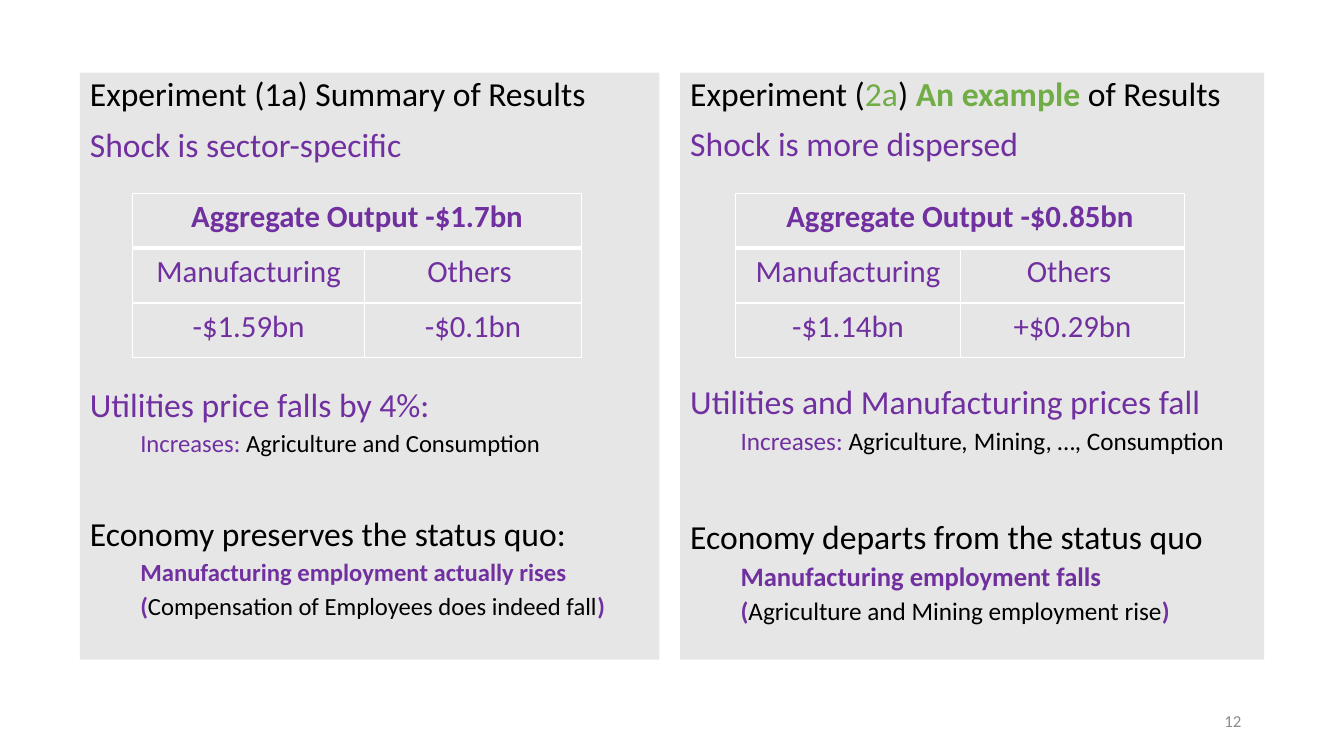
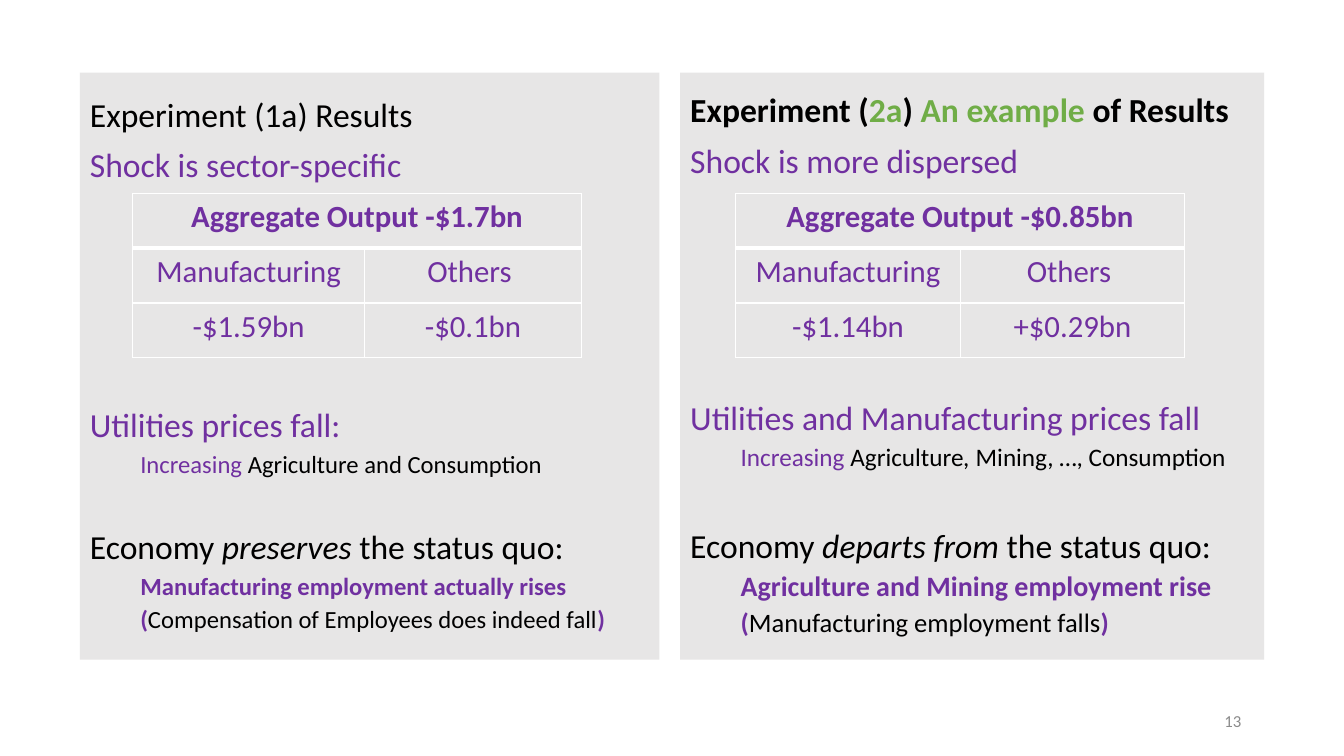
Before and after one commit to patrickocal/gladstone, a slide deck: slide 13 of powerpoint/glad-slides.pptx (slide 12 before the commit). Drawn at 1344x756 pixels with LibreOffice and Linux fonts; fonts in the diff are those of the drawing. Boxes give left, top, right and bottom in pixels: in the first picture for what was removed or moved away, otherwise in the second. Text is boxed around its words. In the diff, an @@ line names an element or a change of style, - is before the commit and + after.

```diff
--- a/powerpoint/glad-slides.pptx
+++ b/powerpoint/glad-slides.pptx
@@ text "Experiment (1a) Results" at (80,73,659,659): vertical alignment top to middle @@
@@ rectangle "Experiment (2a) An example of ..." at (681,73,1264,659): vertical alignment top to middle @@
@@ text at (90,102,412,133): text changed @@
-Experiment (1a) Summary of Results
+Experiment (1a) Results
@@ text in rectangle at (690,97,1229,128): bold on in "Experiment (2a) of Results" @@
@@ text at (90,413,542,478): text changed @@
-Utilities price falls by 4%:
-  Increases: Agriculture and Consumption
+Utilities prices fall:
+  Increasing Agriculture and Consumption
@@ text in rectangle at (690,448,1226,637): text changed @@
-  Increases: Agriculture, Mining, …, Consumption
-Economy departs from the status quo
-  Manufacturing employment falls
-  (Agriculture and Mining employment rise)
+  Increasing Agriculture, Mining, …, Consumption
+Economy departs from the status quo:
+  Agriculture and Mining employment rise
+  (Manufacturing employment falls)
@@ text at (90,535,564,565): italic on in "preserves" @@
@@ page number at (1224,716,1241,727): text changed @@
-12
+13
```
Also in this commit, not shown: 4 other slides changed, 1 slide added, 1 other file.
